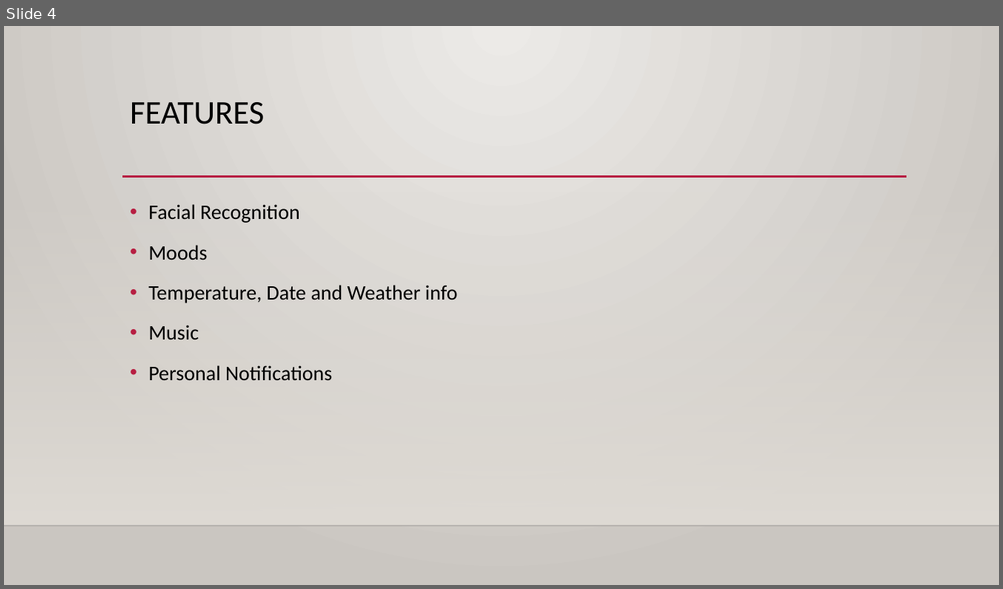
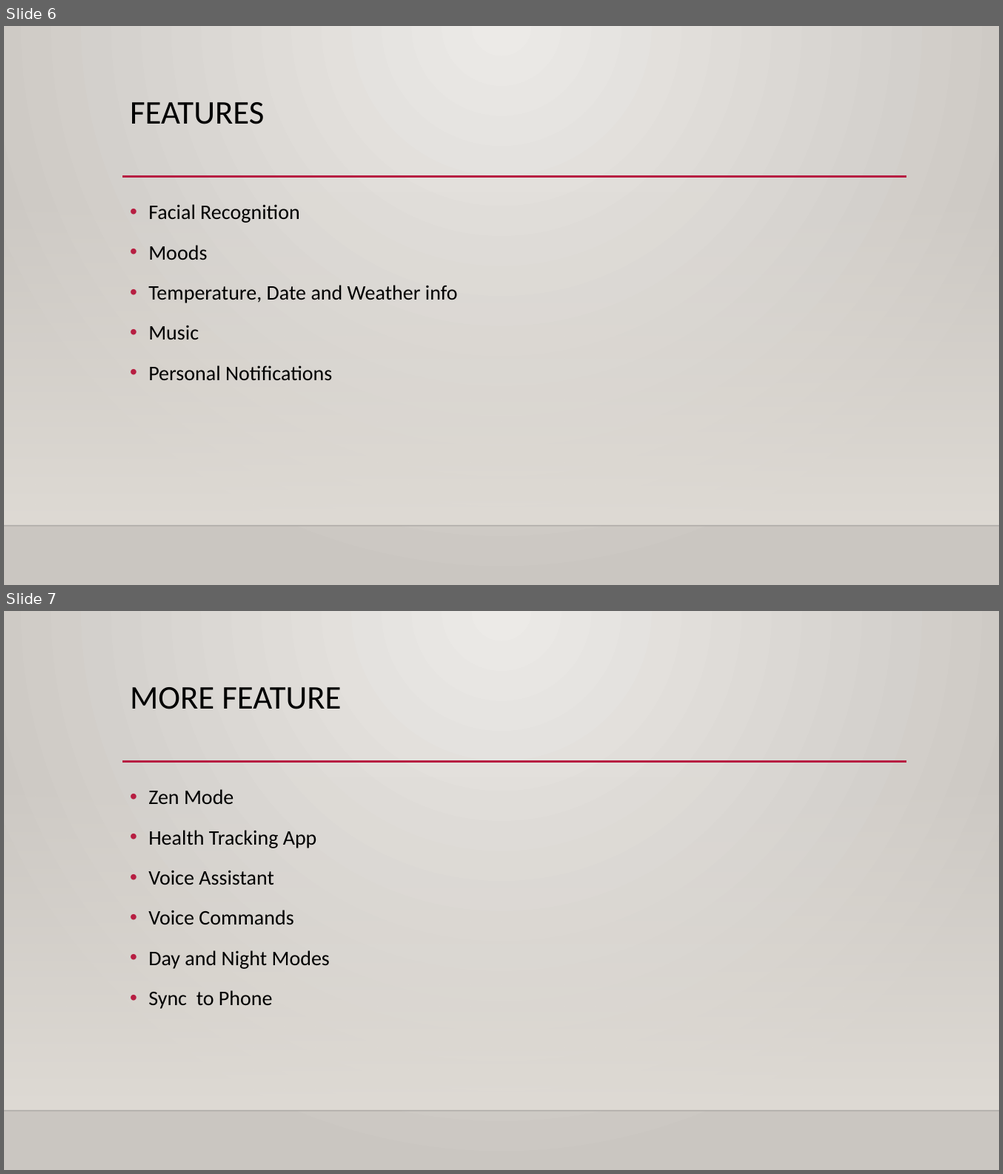
Before and after one commit to DurgaPrasadGanta/SmartReflection, a slide deck: Smart Relection.pptx. Shown one above the other, each under a label of ours: slide 4 before the commit, slides 6 and 7 after it. The pictures are 1003x589 and 1003x1174 pixels, drawn with LibreOffice and Linux fonts; fonts in the diff are those of the drawing; background and template pictures are left out. Boxes give left, top, right and bottom in pixels: in the first picture for what was removed or moved away, otherwise in the second. Text is boxed around its words. In the diff, an @@ line names an element or a change of style, - is before the commit and + after.

```diff
--- a/Smart Relection.pptx
+++ b/Smart Relection.pptx
@@ slide 7 added at (x1=4, y1=611, x2=999, y2=1170), background gradient #ECEAE7 to #CAC7C1; not listed: 3 template elements that a slide beside it also shows @@
@@ title added at (x1=130, y1=687, x2=341, y2=709), 32 pt, text #000000 @@
+MORE FEATURE
@@ text added at (x1=148, y1=789, x2=330, y2=1009), 20 pt, text #000000 @@
+• Zen Mode
+• Health Tracking App
+• Voice Assistant
+• Voice Commands
+• Day and Night Modes
+• Sync to Phone
@@ what was slide 4 is now slide 6 @@
```
Also in this commit, not shown: 2 slides changed, 2 other slides added, 1 other file.
